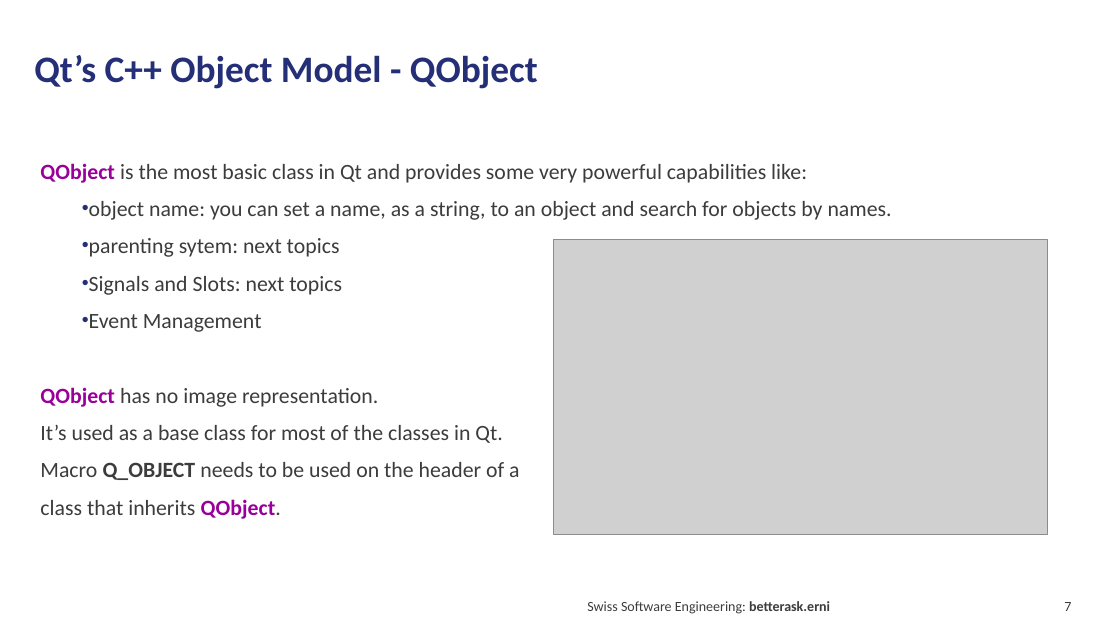
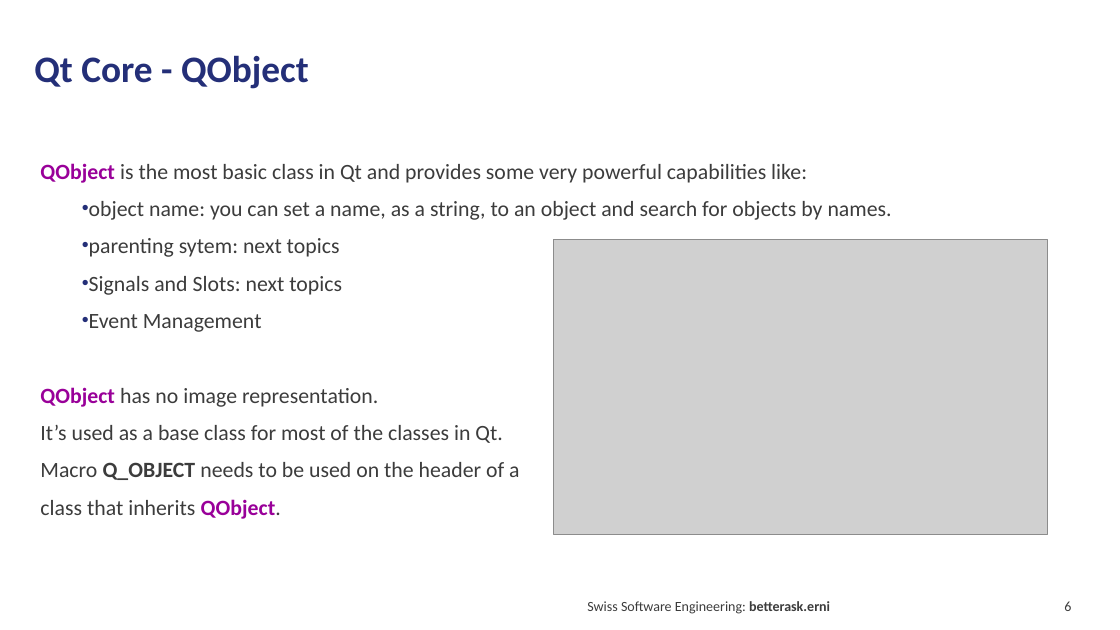
Before and after one commit to hebercosfer/qt_intro_demo, a slide deck: slide 6 of Qt Introduction.pptx (slide 7 before the commit). Drawn at 1120x630 pixels with LibreOffice and Linux fonts; fonts in the diff are those of the drawing; grey boxes stand for pictures. Boxes give left, top, right and bottom in pixels: in the first picture for what was removed or moved away, otherwise in the second. Text is boxed around its words. In the diff, an @@ line names an element or a change of style, - is before the commit and + after.

```diff
--- a/Qt Introduction.pptx
+++ b/Qt Introduction.pptx
@@ title at <box>34,55,309,89</box>: text changed @@
-Qt’s C++ Object Model - QObject
+Qt Core - QObject
@@ page number at <box>1064,601,1071,611</box>: text changed @@
-7
+6
```
Also in this commit, not shown: 7 other slides changed, 1 slide added, 1 slide removed, 3 other files.
